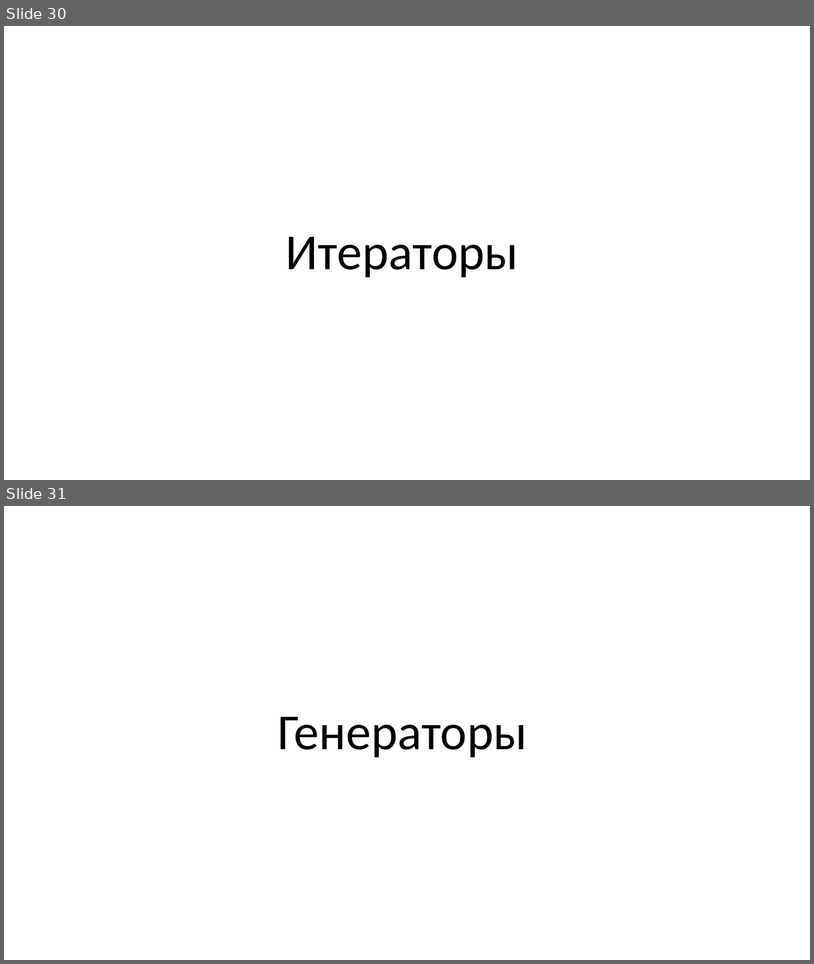
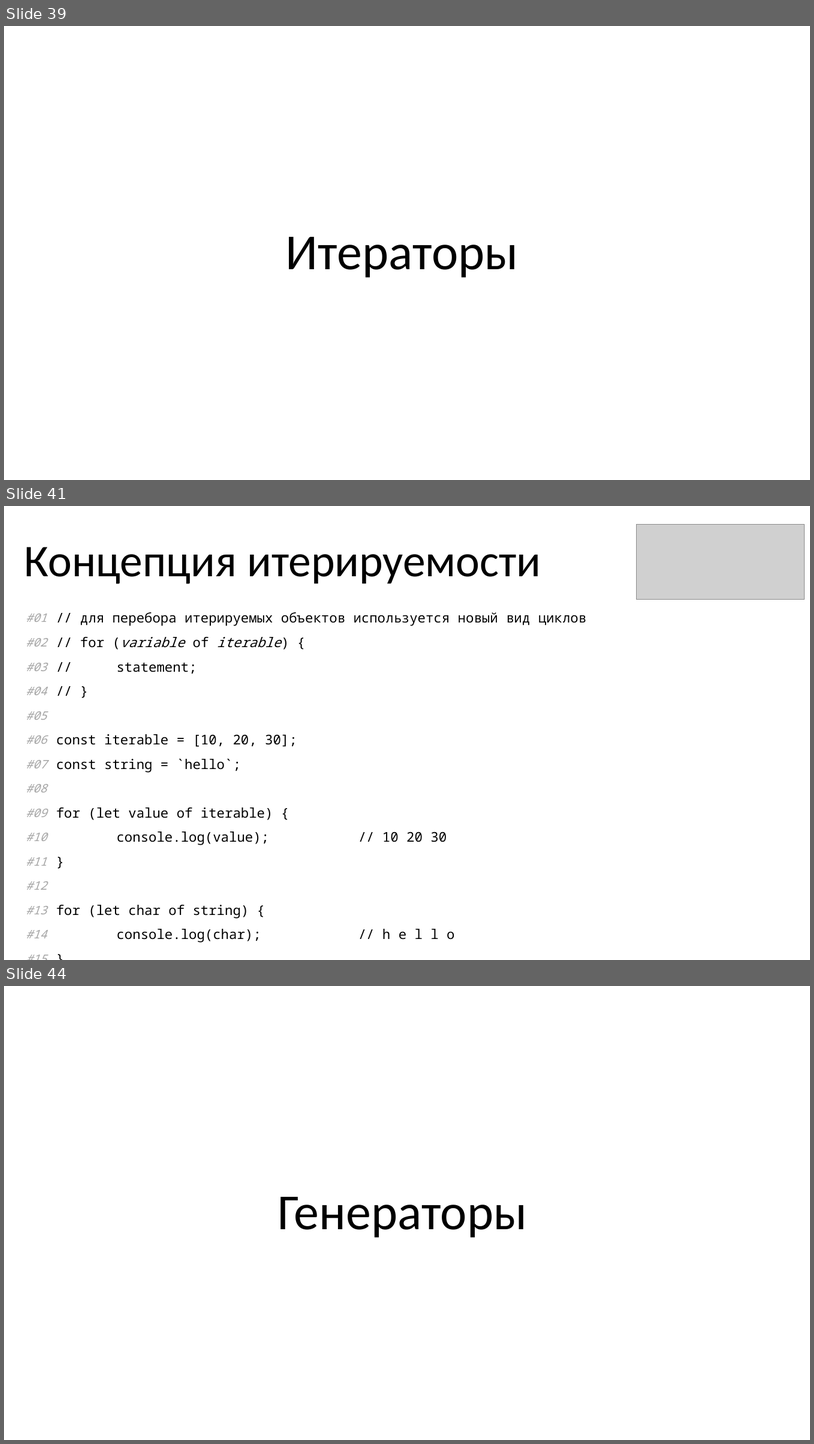
Before and after one commit to KOPTE3/modern-es, a slide deck: Modern ES.pptx. Shown one above the other, each under a label of ours: slides 30 and 31 before the commit, slides 39, 41 and 44 after it; the slides between them are not shown. The pictures are 814x964 and 814x1444 pixels, drawn with LibreOffice and Linux fonts; fonts in the diff are those of the drawing; grey boxes stand for pictures. Boxes give left, top, right and bottom in pixels: in the first picture for what was removed or moved away, otherwise in the second. Text is boxed around its words. In the diff, an @@ line names an element or a change of style, - is before the commit and + after.

```diff
--- a/Modern ES.pptx
+++ b/Modern ES.pptx
@@ slide 41 added at (4,506,810,960), background #FFFFFF @@
@@ picture added at (637,525,805,599) @@
@@ title added at (24,547,541,584), 54 pt, text #000000 @@
+Концепция итерируемости
@@ table added at (18,606,747,947), 15 rows, 2 columns @@
+#01 | // для перебора итерируемых объектов используется новый вид циклов
+#02 | // for (variable of iterable) {
+#03 | // statement;
+#04 | // }
+#05 | 
+#06 | const iterable = [10, 20, 30];
+#07 | const string = `hello`;
+#08 | 
+#09 | for (let value of iterable) {
+#10 | console.log(value); // 10 20 30
+#11 | }
+#12 | 
+#13 | for (let char of string) {
+#14 | console.log(char); // h e l l o
+#15 | }
@@ what was slide 30 is now slide 39 @@
@@ what was slide 31 is now slide 44 @@
```
Also in this commit, not shown: 3 slides changed, 15 other slides added.
